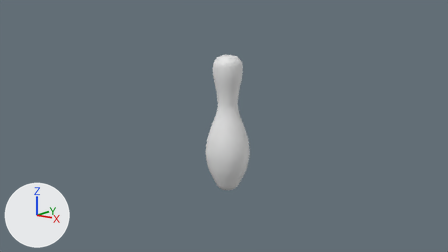
The Blender file Excercises/pin.blend: old version first, new version second.
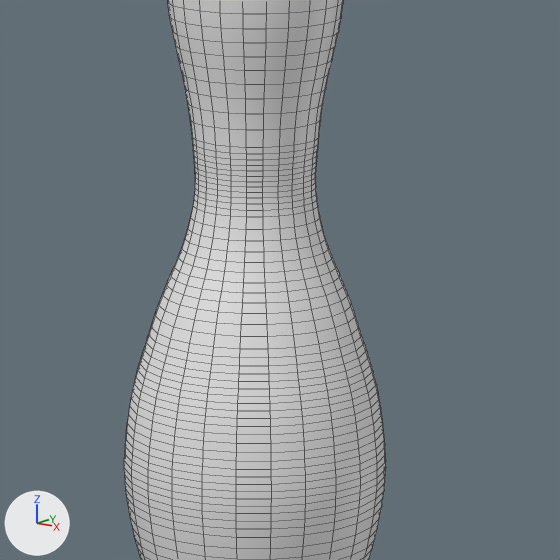
Old and new are each drawn from the file's camera 'Camera' and again close up on the part from 41% to 62% of the width and 30% to 67% of the height. Arrows for +X, +Y and +Z are at lower left; the lights stay in place. The close-ups show mesh edges as thin lines.

Names of what the first close-up shows: 'Bowling Pin'.
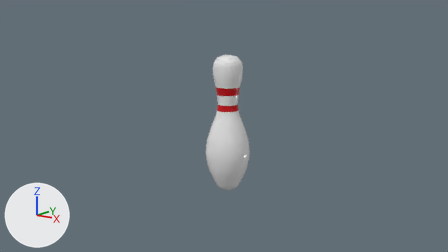
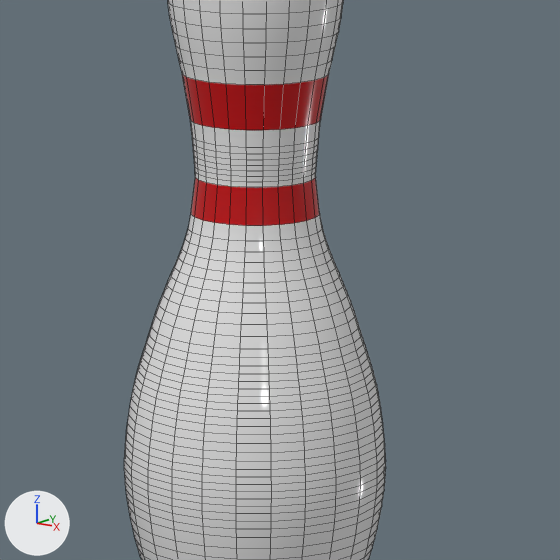
Pixel boxes [x1, y1, x2, y2] of what changed, in the close-ups (560 x 560 px):
part 1 of me_beziercurve, cut back: before [182, 74, 329, 241]; after [188, 177, 322, 241]

Edits to the bpy script that builds the scene:
```text
Add mat_pin:
    mat_pin = principled_material('Pin')
    mat_pin.base_color = (0.8, 0.8, 0.8)  # white #e7e7e7
    mat_pin.roughness = 0.1
Add mat_pin_stripes:
    mat_pin_stripes = principled_material('Pin Stripes')
    mat_pin_stripes.base_color = (0.55, 0.0, 0.00267)  # red #c40009
    mat_pin_stripes.roughness = 0.2
Change me_beziercurve:
    used by ob_bowling_pin; location = (-0.0472, 0.0, 0.1035)
    remove me_beziercurve.from_pydata(...)  # 2880 vertices, 2856 faces; spans x -0.012..0.107, y -0.059..0.059, z -0.103..0.266
    add me_beziercurve.from_pydata(...)  # 2599 vertices, 2576 faces; spans x -0.01..0.107, y -0.059..0.059, z -0.103..0.266
    me_beziercurve part 1: 304 vertices removed from x -0.012..0.079, y -0.031..0.031, z -0.103..0.266; 23 vertices added at x 0.019..0.076, y -0.029..0.029, z 0.118
    add me_beziercurve.materials.append(mat_pin)  # white #e7e7e7
    add me_beziercurve.materials.append(mat_pin_stripes)  # red #c40009
```
